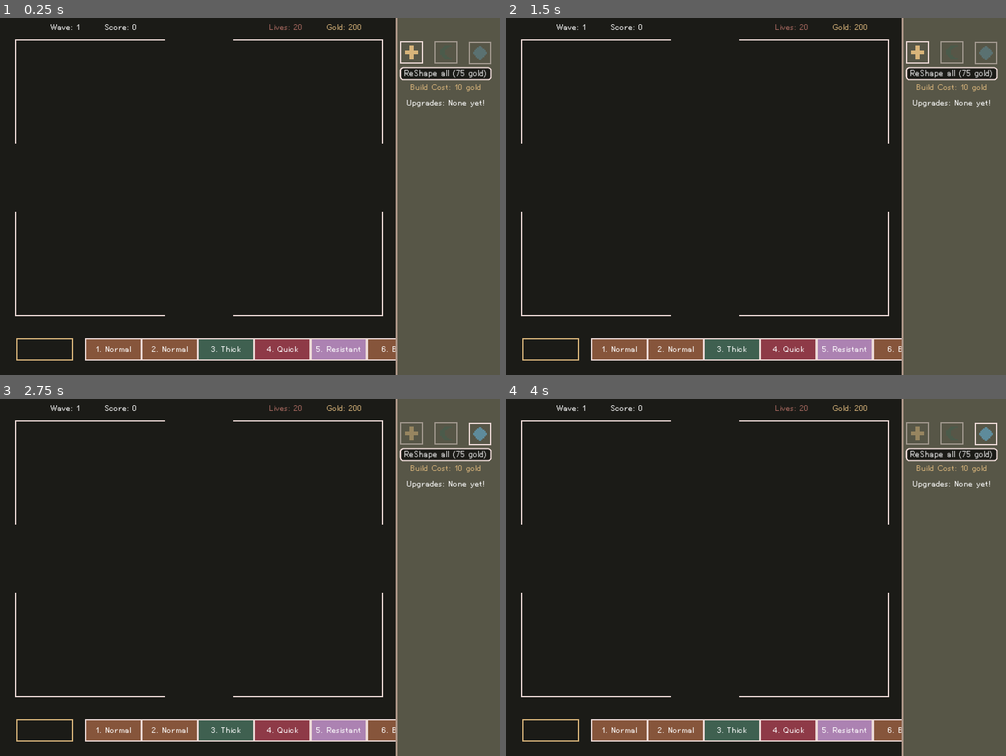
Above: before the commit, frames 1-4 (two rows, left to right).
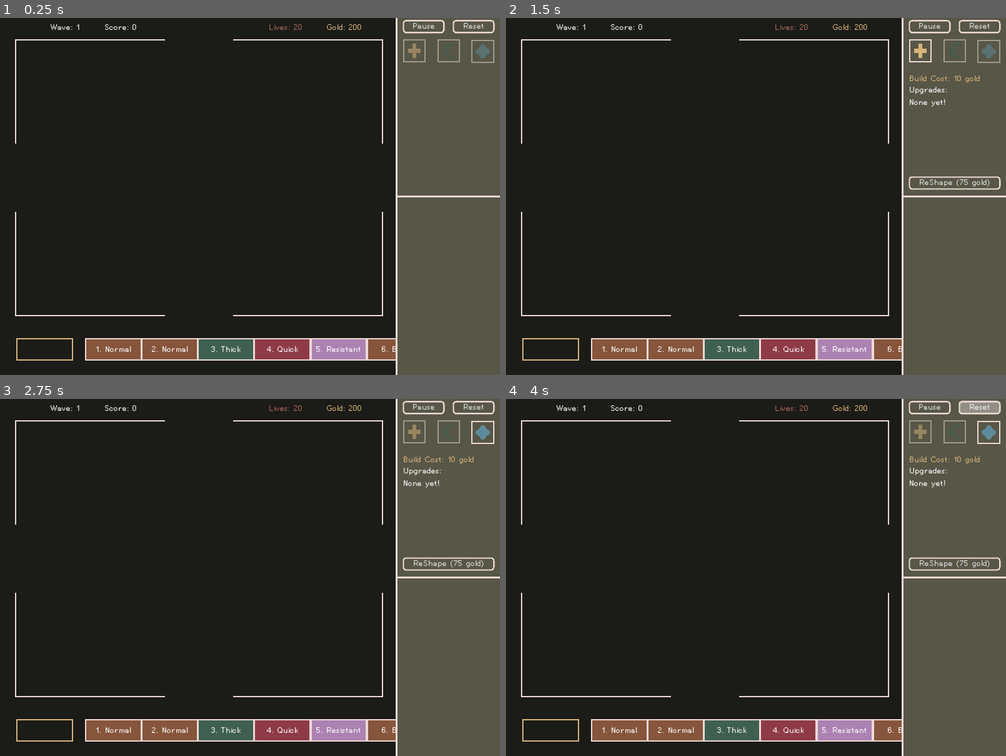
Above: after the commit, the same moments.

Repository: nolenroyalty/ReShape-TD
Game: Godot game, scene res://Main.tscn
Same seed, same stepped clock (60 frames per second), same inputs: the game is played once before the commit and once after it.
Inputs (mouse positions are in pixels of both pictures, inside the frame that each line leads up to; where the layout moved, square brackets give the same spot in the first picture):
- Up to frame 1 (0.25 s): no input
- Up to frame 2 (1.5 s): click (956, 50) [951, 53] at 0.5 s; click (921, 50) [916, 53] at 1.25 s
- Up to frame 3 (2.75 s): click (485, 431) [480, 434] at 2 s
- Up to frame 4 (4 s): click (931, 406) at 2.75 s, where only the run after the commit has a clickable "Pause"; click (981, 406) at 3.5 s, where only the run after the commit has a clickable "Reset"

The runs differ from the first frame. In frame 1, 2.1% of the frame differs, in the area x 79-100%, y 0-100%; in frame 2, 2.4%; in frame 3, 2.4%; in frame 4, 2.6%.

Commit message:
basically functional top sidebar

Diff:
--- a/Main.gd
+++ b/Main.gd
@@ -4,8 +4,9 @@
 var ReshapeUpgradePicker = preload("res://ui/ReshapeUpgrade3Choice.tscn")
 
 onready var battlefield = $Battlefield
-onready var upgrade_selector = $ReshapeUpgradeSelector
-onready var individual_viewer = $IndividualViewer
+# onready var upgrade_selector = $ReshapeUpgradeSelector
+# onready var individual_viewer = $IndividualViewer
+onready var sidebar = $FullSidebar
 onready var wave_display = $WaveDisplay
 onready var shade = $Shader
 
@@ -61,20 +62,19 @@
 func show_individual_tower(tower):
 	clear_individual_selection()
 	individual_selection = tower
-	individual_viewer.show_tower(tower)
+	sidebar.show_tower(tower)
 	tower.connect("sold", self, "clear_individual_selection", [tower])
 	tower.display_range()
 
 func show_individual_creep(creep):
 	clear_individual_selection()
 	individual_selection = creep
-	individual_viewer.show_creep(creep)
+	sidebar.show_creep(creep)
 	creep.connect("freed_for_whatever_reason", self, "clear_individual_selection", [creep])
 
 func set_shape(shape):
-	upgrade_selector.set_shape(shape)
+	sidebar.set_shape(shape)
 	battlefield.set_shape(shape)
-
 
 var started = false
 func handle_keypress__running(_delta):
@@ -111,9 +111,9 @@
 
 # Called when the node enters the scene tree for the first time.
 func _ready():
-	set_shape(C.SHAPE.CROSS)
-	upgrade_selector.connect("reshape", self, "show_reshape_upgrade_picker")
-	upgrade_selector.connect("selected", self, "set_shape")
+	# set_shape(C.SHAPE.CROSS)
+	sidebar.connect("reshape", self, "show_reshape_upgrade_picker")
+	sidebar.connect("selected", self, "set_shape")
 	battlefield.connect("selected_tower", self, "show_individual_tower")
 	battlefield.connect("selected_creep", self, "show_individual_creep")
 	wave_display.connect("wave_started", self, "handle_wave_started")
--- a/Main.tscn
+++ b/Main.tscn
@@ -1,16 +1,13 @@
-[gd_scene load_steps=13 format=2]
+[gd_scene load_steps=10 format=2]
 
 [ext_resource path="res://battlefield/Battlefield.tscn" type="PackedScene" id=1]
-[ext_resource path="res://ui/ReshapeUpgradeSelector.tscn" type="PackedScene" id=2]
+[ext_resource path="res://ui/FullSidebar.tscn" type="PackedScene" id=2]
 [ext_resource path="res://Main.gd" type="Script" id=3]
-[ext_resource path="res://ui/IndividualViewer.tscn" type="PackedScene" id=4]
 [ext_resource path="res://Lives.gd" type="Script" id=5]
 [ext_resource path="res://Gold.gd" type="Script" id=6]
 [ext_resource path="res://Score.gd" type="Script" id=7]
 [ext_resource path="res://ui/WaveDisplay.tscn" type="PackedScene" id=8]
 [ext_resource path="res://ui/ModalShader.tres" type="Shader" id=9]
-[ext_resource path="res://ui/IndividualTowerBuilder.tscn" type="PackedScene" id=10]
-[ext_resource path="res://ui/sprites/ninepatch-sidebar.png" type="Texture" id=11]
 
 [sub_resource type="ShaderMaterial" id=1]
 shader = ExtResource( 9 )
@@ -24,26 +21,10 @@
 "_edit_horizontal_guides_": [ 41.0 ]
 }
 
-[node name="SidebarRect" type="NinePatchRect" parent="."]
-margin_left = 554.0
-margin_right = 700.0
-margin_bottom = 500.0
-texture = ExtResource( 11 )
-patch_margin_left = 2
-patch_margin_top = 2
-patch_margin_right = 2
-patch_margin_bottom = 2
-
 [node name="EverythingForShader" type="Node2D" parent="."]
 
 [node name="Battlefield" parent="." instance=ExtResource( 1 )]
 position = Vector2( -26, -16 )
-
-[node name="ReshapeUpgradeSelector" parent="." instance=ExtResource( 2 )]
-position = Vector2( 560, 32 )
-
-[node name="IndividualViewer" parent="." instance=ExtResource( 4 )]
-position = Vector2( 560, 288 )
 
 [node name="LivesAndGold" type="GridContainer" parent="."]
 margin_left = 376.0
@@ -98,6 +79,5 @@
 margin_right = 700.0
 margin_bottom = 496.0
 
-[node name="IndividualTowerViewer" parent="." instance=ExtResource( 10 )]
-visible = false
-position = Vector2( 550, 70 )
+[node name="FullSidebar" parent="." instance=ExtResource( 2 )]
+position = Vector2( 554, 0 )
--- /dev/null
+++ b/ui/FullSidebar.gd
@@ -0,0 +1,38 @@
+extends Node2D
+
+signal reshape(shape)
+signal selected(shape)
+signal reset()
+signal pause()
+
+onready var individual_viewer = $Background/IndividualViewer
+onready var tower_builder = $Background/ReshapeUpgradeSelector
+onready var reset_button := $Background/ResetButton
+onready var pause_button := $Background/PauseButton
+
+func show_tower(tower):
+	individual_viewer.show_tower(tower)
+
+func show_creep(creep):
+	individual_viewer.show_creep(creep)
+
+func set_shape(shape):
+	tower_builder.set_shape(shape)
+
+func prop_reshape(shape):
+	emit_signal("reshape", shape)
+
+func prop_selected(shape):
+	emit_signal("selected", shape)
+
+func prop_reset():
+	emit_signal("reset")
+
+func prop_pause():
+	emit_signal("pause")
+
+func _ready():
+	tower_builder.connect("reshape", self, "prop_reshape")
+	tower_builder.connect("selected", self, "prop_selected")
+	var _ignore = reset_button.connect("pressed", self, "prop_reset")
+	_ignore = pause_button.connect("pressed", self, "prop_pause")
--- /dev/null
+++ b/ui/FullSidebar.tscn
@@ -0,0 +1,47 @@
+[gd_scene load_steps=6 format=2]
+
+[ext_resource path="res://ui/sprites/ninepatch-sidebar.png" type="Texture" id=1]
+[ext_resource path="res://ui/ReshapeUpgradeSelector.tscn" type="PackedScene" id=2]
+[ext_resource path="res://ui/IndividualViewer.tscn" type="PackedScene" id=3]
+[ext_resource path="res://ui/FullSidebar.gd" type="Script" id=4]
+[ext_resource path="res://ui/SidebarTheme.tres" type="Theme" id=5]
+
+[node name="FullSidebar" type="Node2D"]
+script = ExtResource( 4 )
+
+[node name="Background" type="NinePatchRect" parent="."]
+margin_right = 146.0
+margin_bottom = 500.0
+theme = ExtResource( 5 )
+texture = ExtResource( 1 )
+patch_margin_left = 2
+patch_margin_top = 2
+patch_margin_right = 2
+patch_margin_bottom = 2
+
+[node name="ReshapeUpgradeSelector" parent="Background" instance=ExtResource( 2 )]
+position = Vector2( 10, 30 )
+
+[node name="ColorRect" type="ColorRect" parent="Background"]
+margin_left = 2.0
+margin_top = 249.0
+margin_right = 146.0
+margin_bottom = 251.0
+color = Color( 0.92549, 0.85098, 0.839216, 1 )
+
+[node name="IndividualViewer" parent="Background" instance=ExtResource( 3 )]
+position = Vector2( 9, 259 )
+
+[node name="PauseButton" type="Button" parent="Background"]
+margin_left = 10.0
+margin_top = 3.0
+margin_right = 68.0
+margin_bottom = 21.0
+text = "Pause"
+
+[node name="ResetButton" type="Button" parent="Background"]
+margin_left = 80.0
+margin_top = 3.0
+margin_right = 138.0
+margin_bottom = 21.0
+text = "Reset"
--- a/ui/ReshapeUpgradeSelector.gd
+++ b/ui/ReshapeUpgradeSelector.gd
@@ -27,26 +27,35 @@
 			b.modulate.a = 0.5
 
 func update_info_text():
+	if current == null:
+		cost_label.text = ""
+		upgrades_label.text = ""
+		return
+
 	var build_cost = "Build Cost: %d gold" % [Upgrades.tower_cost(current)]
 	cost_label.text = build_cost
 
 	var active_upgrades = Upgrades.active_upgrades(current)
-	if len(active_upgrades) == 0: upgrades_label.text = "Upgrades: None yet!"
+	if len(active_upgrades) == 0: upgrades_label.text = "Upgrades:\nNone yet!"
 	else:
 		var l = []
 		for u in active_upgrades:
-			l.append(Upgrades.title(u))
+			l.append("* " + Upgrades.title(u))
 		upgrades_label.text = "Upgrades:\n" + "\n".join(l)
 
 func update_reshape_button_cost():
-	if current == null: return
+	if current == null:
+		reshape_button.hide()
+		return
+
+	reshape_button.show()
 	var cost = Upgrades.reshape_cost(current)
 	var remaining = Upgrades.possible_upgrades(current)
 
 	if len(remaining) < 3:
 		reshape_button.text = "No upgrades left"
 	else:
-		reshape_button.text = "ReShape all (%d gold)" % [cost]
+		reshape_button.text = "ReShape (%d gold)" % [cost]
 
 func handle_reshaped(shape, _upgrade):
 	if current != null and shape == current:
@@ -57,17 +66,25 @@
 func update_disabled_state():
 	if current ==  null:
 		return
+
 	var cost = Upgrades.reshape_cost(current)
 	var gold = State.gold
 	var remaining = Upgrades.possible_upgrades(current)
 	reshape_button.disabled = cost > gold or len(remaining) < 3
 
-func set_shape(kind):
-	current = kind
+func configure_ui():
 	update_selected()
 	update_info_text()
 	update_reshape_button_cost()
 	update_disabled_state()
+
+func clear_shape():
+	current = null
+	configure_ui()
+
+func set_shape(kind):
+	current = kind
+	configure_ui()
 
 func handle_shape_pressed(kind):
 	set_shape(kind)
@@ -89,3 +106,4 @@
 	reshape_button.connect("pressed", self, "handle_reshape_pressed")
 	var _ignore = State.connect("gold_updated", self, "gold_updated")
 	_ignore = Upgrades.connect("reshaped", self, "handle_reshaped")
+	configure_ui()
--- a/ui/ReshapeUpgradeSelector.tscn
+++ b/ui/ReshapeUpgradeSelector.tscn
@@ -6,6 +6,7 @@
 [ext_resource path="res://ui/Styles.tres" type="Theme" id=4]
 [ext_resource path="res://fonts/new_dynamicfont.tres" type="DynamicFont" id=5]
 [ext_resource path="res://ui/ReshapeUpgradeSelector.gd" type="Script" id=6]
+[ext_resource path="res://ui/SidebarTheme.tres" type="Theme" id=7]
 
 [node name="ReshapeUpgradeSelector" type="Node2D"]
 script = ExtResource( 6 )
@@ -19,7 +20,7 @@
 visible = false
 margin_left = -16.0
 margin_right = 144.0
-margin_bottom = 208.0
+margin_bottom = 224.0
 color = Color( 0.368627, 0.545098, 0.607843, 0.513726 )
 
 [node name="CrescentButton" type="TextureButton" parent="Control"]
@@ -41,23 +42,23 @@
 texture_normal = ExtResource( 3 )
 
 [node name="ReshapeButton" type="Button" parent="Control"]
-margin_top = 37.0
+margin_top = 192.0
 margin_right = 128.0
-margin_bottom = 55.0
+margin_bottom = 210.0
+theme = ExtResource( 7 )
 custom_fonts/font = ExtResource( 5 )
 
 [node name="CostLabel" type="Label" parent="Control"]
-margin_top = 58.0
+margin_top = 48.0
 margin_right = 128.0
-margin_bottom = 72.0
+margin_bottom = 62.0
 custom_colors/font_color = Color( 0.847059, 0.705882, 0.478431, 1 )
 text = "Build Cost: 120 Gold"
-align = 1
 
 [node name="UpgradesLabel" type="Label" parent="Control"]
-margin_top = 80.0
+margin_top = 64.0
 margin_right = 128.0
-margin_bottom = 208.0
-text = "Upgrades: None"
-align = 1
+margin_bottom = 192.0
+text = "Upgrades:
+None yet!"
 autowrap = true
--- /dev/null
+++ b/ui/SidebarTheme.tres
@@ -0,0 +1,17 @@
+[gd_resource type="Theme" load_steps=2 format=2]
+
+[sub_resource type="StyleBoxFlat" id=1]
+bg_color = Color( 0.341176, 0.337255, 0.278431, 1 )
+border_width_left = 2
+border_width_top = 2
+border_width_right = 2
+border_width_bottom = 2
+border_color = Color( 0.92549, 0.85098, 0.839216, 1 )
+corner_radius_top_left = 4
+corner_radius_top_right = 4
+corner_radius_bottom_right = 4
+corner_radius_bottom_left = 4
+
+[resource]
+Button/styles/disabled = SubResource( 1 )
+Button/styles/normal = SubResource( 1 )
Not shown: 1 places in ui/ReshapeUpgradeSelector.tscn that only renumber resources
Binary file changed: ui/sprites/ninepatch-sidebar.png
